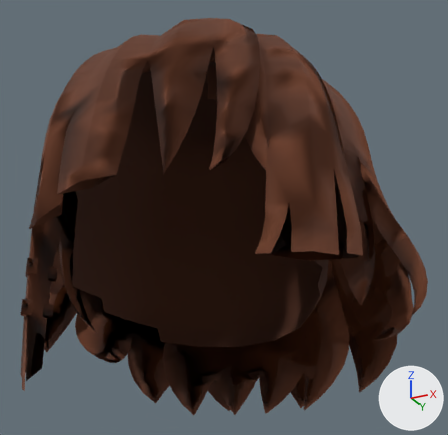
The glTF model web/public/assets/characters/v6/hair/full/hair_layered_shag.glb as it was, and as the next commit left it.
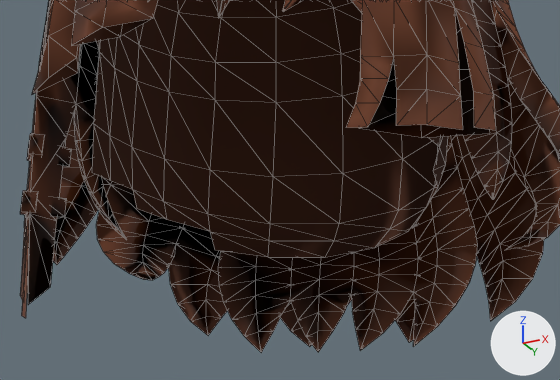
Each version appears first whole from a 50 mm camera at (0.484, -0.865, 0.381) aimed at (0.032, 0.038, 0.787), and next in a close-up on the part from 1% to 91% of the width and 37% to 100% of the height. The lights are fixed; the arrows at lower right show +X, +Y and +Z. The last two pictures show the newer version. The close-ups show mesh edges as thin lines. Vertices at exactly the same position are counted once.

The first close-up shows 'hair_layered_shag'.
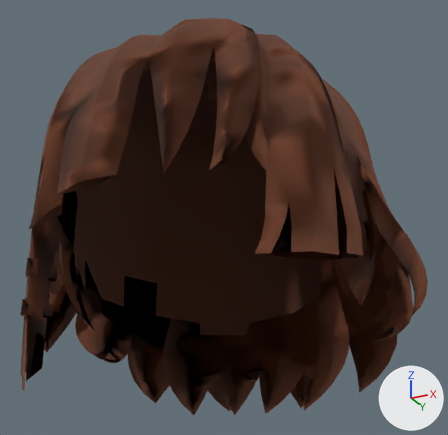
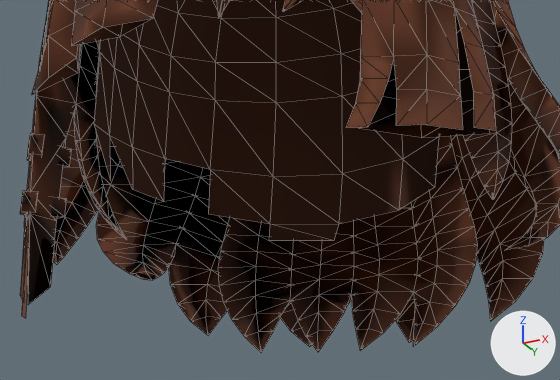
The change, as a diff of the scene's bpy script:
```diff
--- a/web/public/assets/characters/v6/hair/full/hair_layered_shag.glb.py
+++ b/web/public/assets/characters/v6/hair/full/hair_layered_shag.glb.py
@@ me_hair_layered_shag @@
 # used by ob_hair_layered_shag; location = (0.0, 0.0, 0.0)
-me_hair_layered_shag.from_pydata(...)  # 1783 vertices, 3682 faces; spans x -0.349..0.36, y -0.272..0.323, z 0.469..1.105
+me_hair_layered_shag.from_pydata(...)  # 1767 vertices, 3649 faces; spans x -0.349..0.36, y -0.272..0.323, z 0.469..1.105
+# me_hair_layered_shag part 1
+# 16 vertices are removed from x -0.2..0.209, y -0.072..0.178, z 0.586..0.667
+# 33 faces are deleted
 me_hair_layered_shag.materials.append(mat_m_hair)
```

What differs and where, as boxes [x1, y1, x2, y2] in the close-ups (560 x 380 px):
part 1 of me_hair_layered_shag, deleted
    before: [92, 127, 448, 258]
